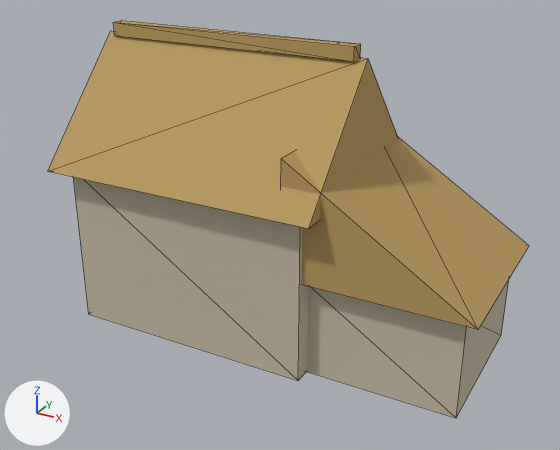
A saved change to the glTF model assets/map3d_houses/cottage_b.glb.
One viewpoint serves both versions: a camera (50 mm lens) standing at (6.21, -11.79, 7.9) and looking at (-0.09, -0.34, 2.17). The lights are fixed; the arrows at lower left show +X, +Y and +Z. The picture after the commit comes second. Mesh edges are drawn as thin lines. Vertices at exactly the same position are counted once.

The older version as bpy lines, for what is in view:
```python
mat_wall = principled_material('wall')
mat_wall.base_color = (0.578, 0.503, 0.381)  # beige #c8bca6
mat_wall.roughness = 0.85
me_cube = bpy.data.meshes.new('Cube')
me_cube.from_pydata(...)  # 44 vertices, 64 faces; spans x -4.0..4.0, y -2.06..2.06, z 0.0..5.5
# faces by material slot: [36, 28]
me_cube.materials.append(mat_wall)  # beige #c8bca6
me_cube.materials.append(mat_roof)  # orange #b99a5e
ob_cottage_b = bpy.data.objects.new('cottage_b', me_cube)
ob_cottage_b.location = (0.0, 0.0, 0.0)
```
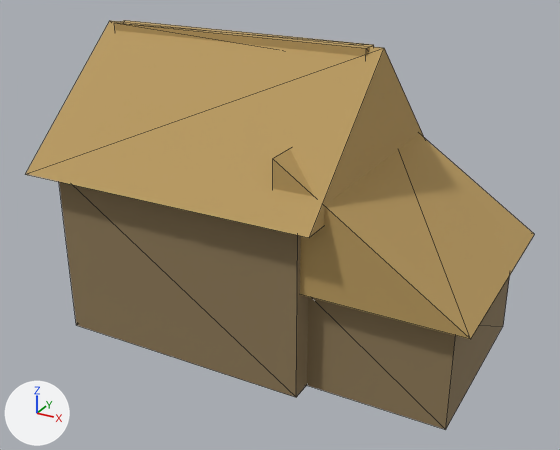
Pixel boxes (x1, y1, x2, y2) of what changed, in the pictures (560 x 450 px; the box of a moved part takes in the faces that stretch with it):
'cottage_b', reshaped: before (48, 20, 529, 418); after (26, 20, 534, 430)
part 1 of me_cube, moved or reshaped: before (307, 280, 509, 418); after (307, 276, 510, 430)
part 2 of me_cube, moved or reshaped: before (48, 31, 398, 228); after (26, 21, 424, 238)
part 3 of me_cube, moved or reshaped: before (281, 137, 529, 330); after (273, 134, 534, 339)
part 4 of me_cube, moved or reshaped: before (73, 20, 361, 381); after (59, 20, 374, 397)

Edits to the bpy script that builds the scene:
```text
Change mat_wall:
    mat_wall.base_color: (0.578, 0.503, 0.381) -> (0.262, 0.188, 0.0931)  # beige #c8bca6 -> brown #8c7856
Change me_cube:
    used by ob_cottage_b; location = (0.0, 0.0, 0.0)
    remove me_cube.from_pydata(...)  # 44 vertices, 64 faces; spans x -4.0..4.0, y -2.06..2.06, z 0.0..5.5
    add me_cube.from_pydata(...)  # 44 vertices, 64 faces; spans x -4.0..4.0, y -2.58..2.58, z 0.0..5.5
    me_cube part 1: the loose piece of 8 vertices spanning x 0.9..3.77, y -1.43..1.43, z 0.0..1.85 is scaled about its middle by (0.927, 1.25, 1.04), then moved by (0.05, 0.0, 0.03)
    me_cube part 2: the loose piece of 6 vertices spanning x -4.0..1.36, y -2.06..2.06, z 3.08..5.31 is scaled about its middle by (1.05, 1.25, 1.04), then moved by (0.13, 0.0, 0.15)
    me_cube part 3: the loose piece of 6 vertices spanning x 0.66..4.0, y -1.67..1.67, z 1.85..3.97 is scaled about its middle by (0.973, 1.25, 1.04), then moved by (0.05, 0.0, 0.11)
    me_cube part 4
    me_cube.vertices[0].co: (-3.69, -1.75, 0.0) -> (-3.61, -2.19, 0.0)  # pixel (88, 314) -> pixel (76, 325)
    me_cube.vertices[1].co: (-3.69, -1.75, 3.08) -> (-3.61, -2.19, 3.19)
    me_cube.vertices[2].co: (-3.69, 1.75, 0.0) -> (-3.61, 2.19, 0.0)
    me_cube.vertices[3].co: (-3.69, 1.75, 3.08) -> (-3.61, 2.19, 3.19)
    me_cube.vertices[4].co: (1.05, -1.75, 0.0) -> (1.24, -2.19, 0.0)  # pixel (298, 380) -> pixel (296, 397)
    me_cube.vertices[5].co: (1.05, -1.75, 3.08) -> (1.24, -2.19, 3.19)
    me_cube.vertices[6].co: (1.05, 1.75, 0.0) -> (1.24, 2.19, 0.0)
    me_cube.vertices[7].co: (1.05, 1.75, 3.08) -> (1.24, 2.19, 3.19)
    me_cube.vertices[30].co: (-3.81, -0.12, 5.25) -> (-3.76, -0.16, 5.24)  # pixel (114, 35) -> not seen
    me_cube.vertices[31].co: (-3.81, -0.12, 5.5) -> (-3.76, -0.16, 5.5)  # pixel (113, 22) -> pixel (114, 22)
    me_cube.vertices[32].co: (-3.81, 0.12, 5.25) -> (-3.76, 0.16, 5.24)
    me_cube.vertices[33].co: (-3.81, 0.12, 5.5) -> (-3.76, 0.16, 5.5)  # pixel (121, 20) -> pixel (125, 20)
    me_cube.vertices[34].co: (1.17, -0.12, 5.25) -> (1.39, -0.16, 5.24)  # pixel (353, 61) -> not seen
    me_cube.vertices[35].co: (1.17, -0.12, 5.5) -> (1.39, -0.16, 5.5)  # pixel (354, 46) -> pixel (366, 48)
    me_cube.vertices[36].co: (1.17, 0.12, 5.25) -> (1.39, 0.16, 5.24)
    me_cube.vertices[37].co: (1.17, 0.12, 5.5) -> (1.39, 0.16, 5.5)  # pixel (360, 43) -> pixel (373, 44)
    other edits to the shape of me_cube do not show in these pictures
```
